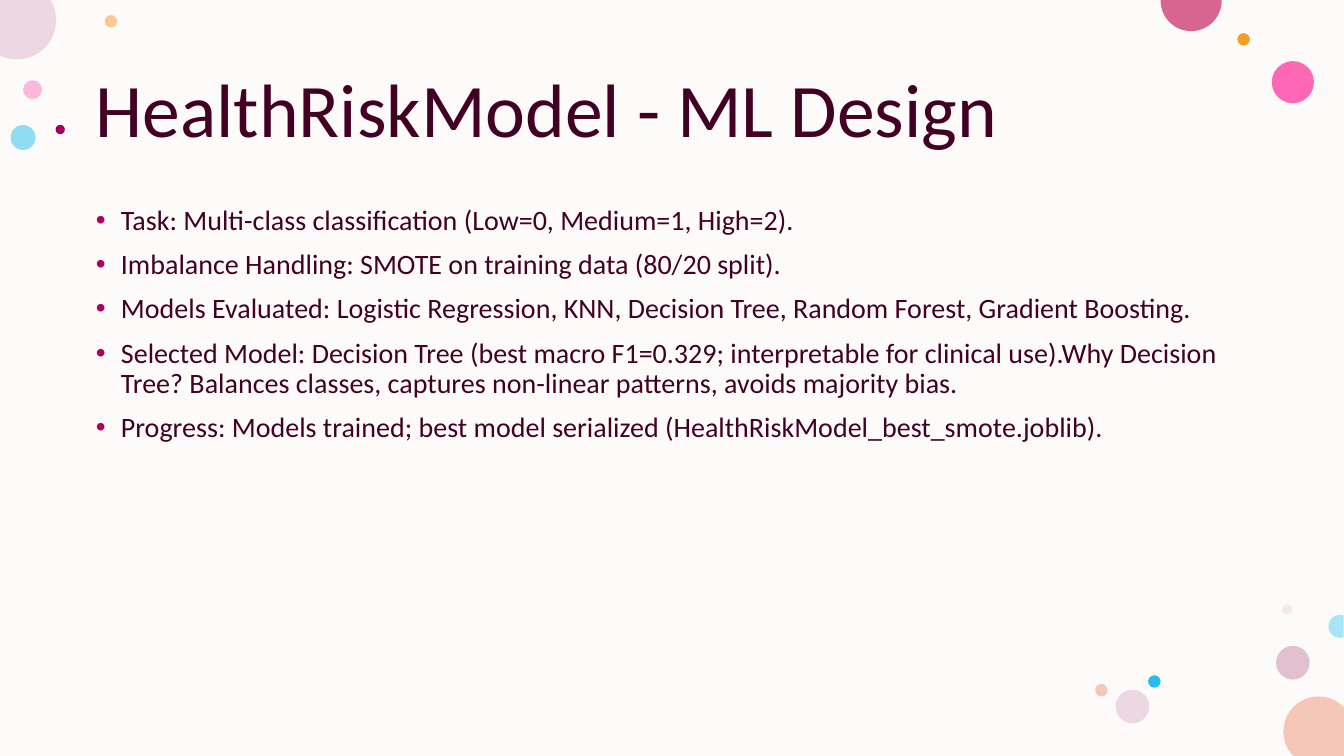
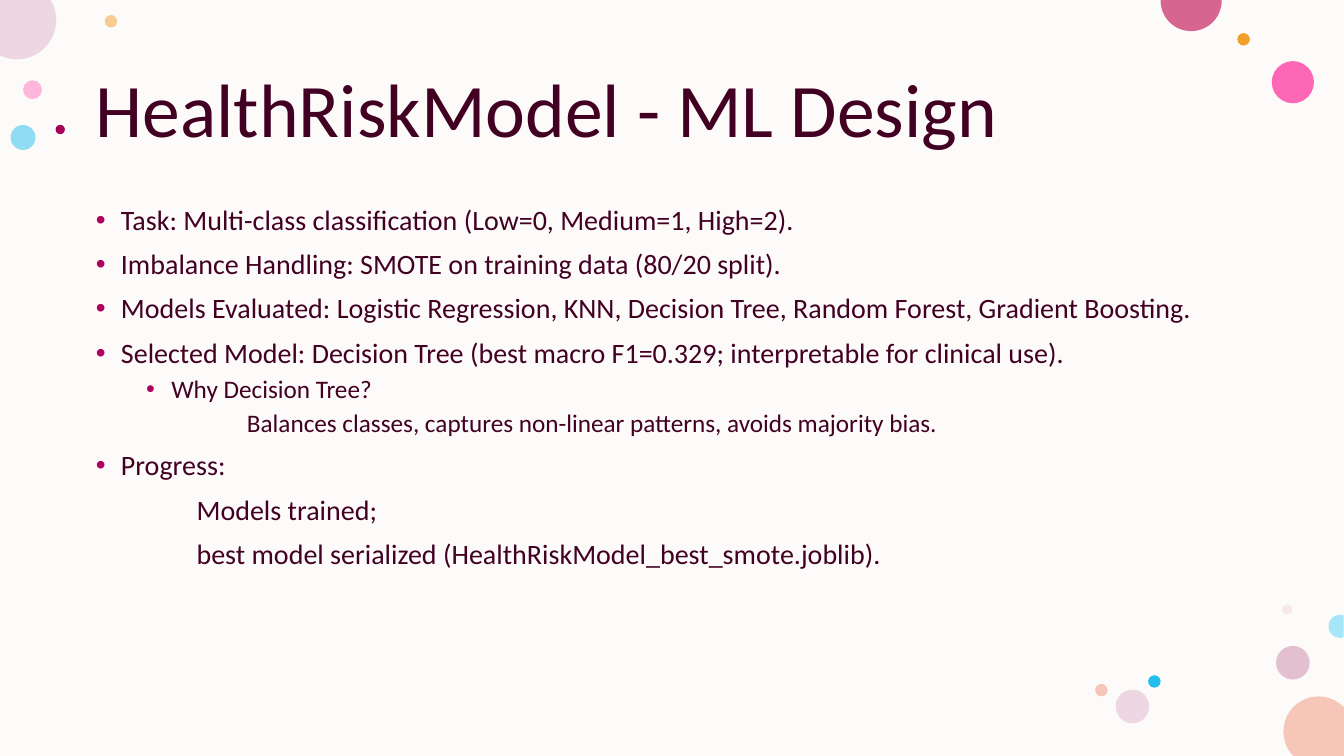
Before and after one commit to irumvag/HealthRiskModel, a slide deck: slide 5 of docs/IKIBONDO.pptx. Drawn at 1344x756 pixels with LibreOffice and Linux fonts; fonts in the diff are those of the drawing. Boxes give left, top, right and bottom in pixels: in the first picture for what was removed or moved away, otherwise in the second. Text is boxed around its words. In the diff, an @@ line names an element or a change of style, - is before the commit and + after.

```diff
--- a/docs/IKIBONDO.pptx
+++ b/docs/IKIBONDO.pptx
@@ text at [121, 342, 1063, 569]: text changed @@
-• Selected Model: Decision Tree (best macro F1=0.329; interpretable for clinical use).Why Decision Tree? Balances classes, captures non-linear patterns, avoids majority bias.
-• Progress: Models trained; best model serialized (HealthRiskModel_best_smote.joblib).
+• Selected Model: Decision Tree (best macro F1=0.329; interpretable for clinical use).
+  • Why Decision Tree?
+  Balances classes, captures non-linear patterns, avoids majority bias.
+• Progress:
+Models trained;
+best model serialized (HealthRiskModel_best_smote.joblib).
```
Also in this commit, not shown: 8 other slides changed, 2 slides added, 19 other files.
